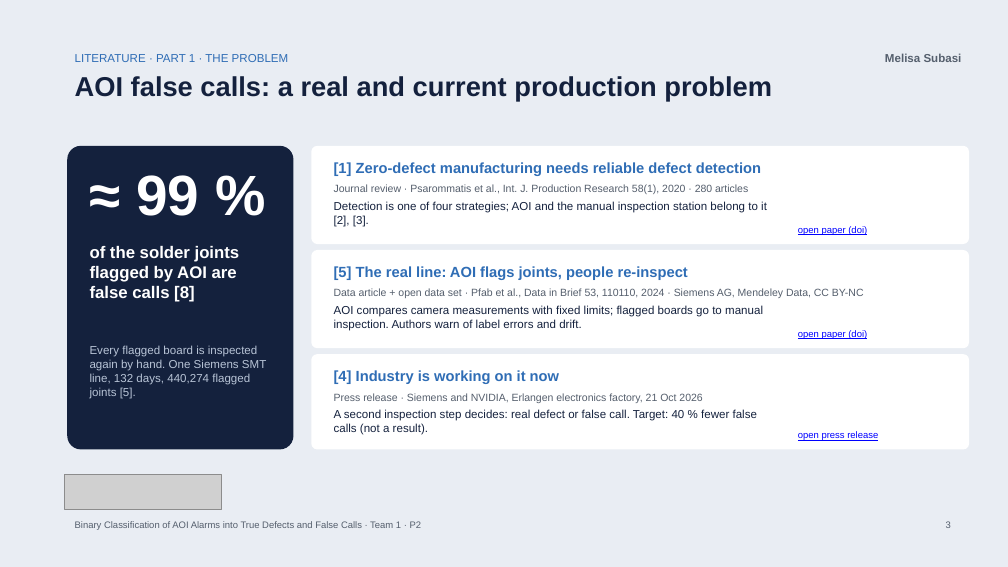
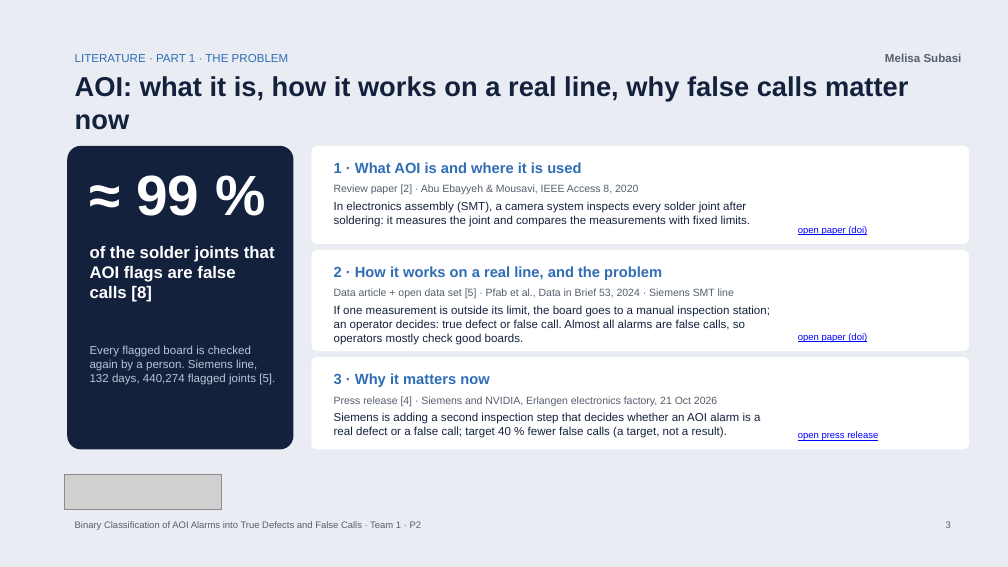
Before and after one commit to bodhi584/aoi-false-call-classification, a slide deck: slide 3 of docs/slides_p2.pptx. Drawn at 1008x567 pixels with LibreOffice and Linux fonts; fonts in the diff are those of the drawing; grey boxes stand for pictures. Boxes give left, top, right and bottom in pixels: in the first picture for what was removed or moved away, otherwise in the second. Text is boxed around its words. In the diff, an @@ line names an element or a change of style, - is before the commit and + after.

Commit message:
P2 slide 3: plain three-step story with sources (#36)

```diff
--- a/docs/slides_p2.pptx
+++ b/docs/slides_p2.pptx
@@ text at bbox=[75, 76, 908, 130]: text changed @@
-AOI false calls: a real and current production problem
+AOI: what it is, how it works on a real line, why false calls matter now
@@ text at bbox=[334, 162, 581, 173]: text changed @@
-[1] Zero-defect manufacturing needs reliable defect detection
+1 · What AOI is and where it is used
@@ text at bbox=[334, 184, 638, 194]: text changed @@
-Journal review · Psarommatis et al., Int. J. Production Research 58(1), 2020 · 280 articles
+Review paper [2] · Abu Ebayyeh & Mousavi, IEEE Access 8, 2020
@@ text at bbox=[334, 201, 751, 227]: text changed @@
-Detection is one of four strategies; AOI and the manual inspection station belong to it [2], [3].
+In electronics assembly (SMT), a camera system inspects every solder joint after soldering: it measures the joint and compares the measurements with fixed limits.
@@ text at bbox=[90, 246, 275, 303]: text changed @@
-of the solder joints flagged by AOI are false calls [8]
+of the solder joints that AOI flags are false calls [8]
@@ text at bbox=[334, 266, 662, 280]: text changed @@
-[5] The real line: AOI flags joints, people re-inspect
+2 · How it works on a real line, and the problem
@@ text at bbox=[334, 288, 734, 298]: text changed @@
-Data article + open data set · Pfab et al., Data in Brief 53, 110110, 2024 · Siemens AG, Mendeley Data, CC BY-NC
+Data article + open data set [5] · Pfab et al., Data in Brief 53, 2024 · Siemens SMT line
@@ text at bbox=[334, 305, 770, 345]: text changed @@
-AOI compares camera measurements with fixed limits; flagged boards go to manual inspection. Authors warn of label errors and drift.
+If one measurement is outside its limit, the board goes to a manual inspection station; an operator decides: true defect or false call. Almost all alarms are false calls, so operators mostly check good boards.
@@ text at bbox=[90, 345, 275, 385]: text changed @@
-Every flagged board is inspected again by hand. One Siemens SMT line, 132 days, 440,274 flagged joints [5].
+Every flagged board is checked again by a person. Siemens line, 132 days, 440,274 flagged joints [5].
@@ text at bbox=[334, 373, 489, 387]: text changed @@
-[4] Industry is working on it now
+3 · Why it matters now
@@ text at bbox=[334, 396, 717, 406]: text changed @@
-Press release · Siemens and NVIDIA, Erlangen electronics factory, 21 Oct 2026
+Press release [4] · Siemens and NVIDIA, Erlangen electronics factory, 21 Oct 2026
@@ text at bbox=[334, 412, 760, 438]: text changed @@
-A second inspection step decides: real defect or false call. Target: 40 % fewer false calls (not a result).
+Siemens is adding a second inspection step that decides whether an AOI alarm is a real defect or a false call; target 40 % fewer false calls (a target, not a result).
```
Also in this commit, not shown: 1 other file.
